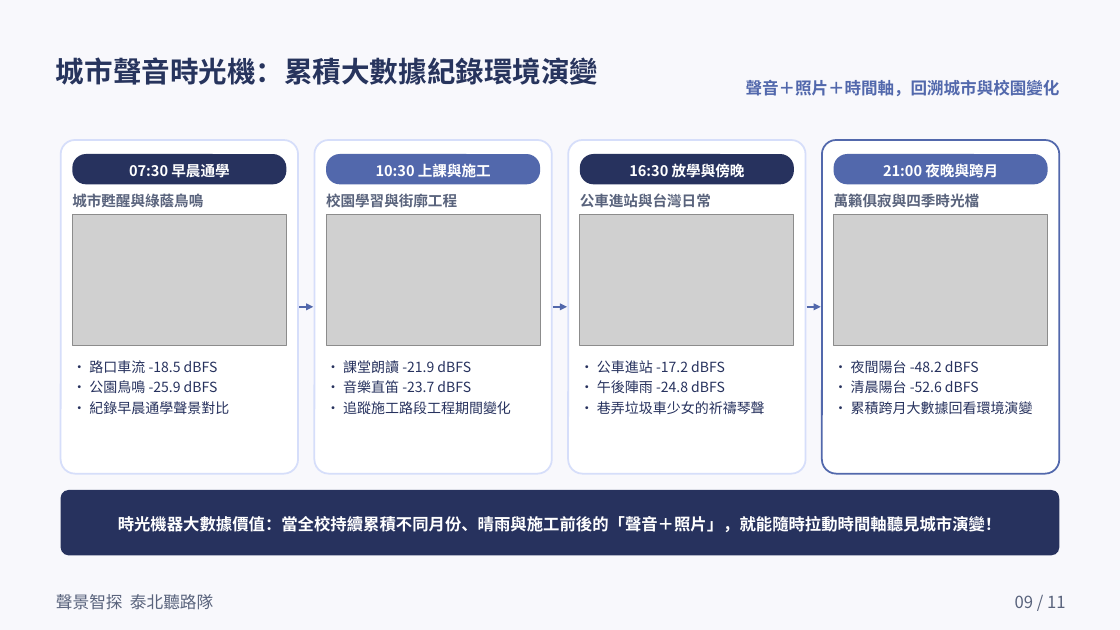
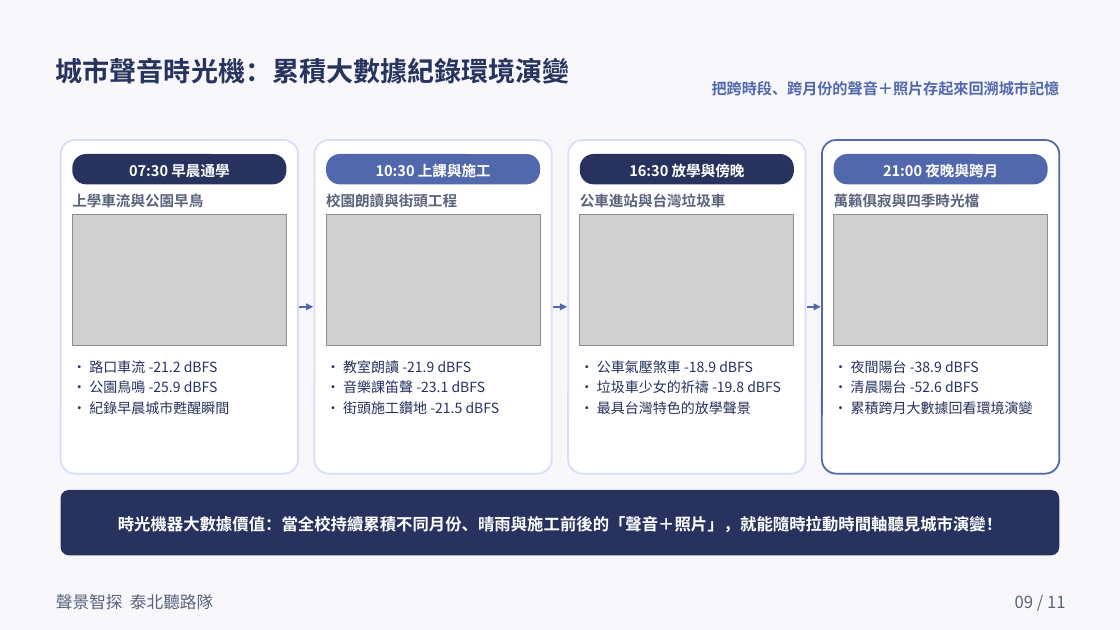
Before and after one commit to timdirty/taibei-student-explorers, a slide deck: slide 9 of slides/聲景智探_11頁學生簡報.pptx. Drawn at 1120x630 pixels with LibreOffice and Linux fonts; fonts in the diff are those of the drawing; grey boxes stand for pictures. Boxes give left, top, right and bottom in pixels: in the first picture for what was removed or moved away, otherwise in the second. Text is boxed around its words. In the diff, an @@ line names an element or a change of style, - is before the commit and + after.

```diff
--- a/slides/聲景智探_11頁學生簡報.pptx
+++ b/slides/聲景智探_11頁學生簡報.pptx
@@ text "城市聲音時光機：累積大數據紀錄環境演變" at box(56, 58, 569, 84): size 24.5 to 23.2 pt @@
@@ text at box(712, 81, 1060, 96): text changed; size 14.2 to 13 pt @@
-聲音＋照片＋時間軸，回溯城市與校園變化
+把跨時段、跨月份的聲音＋照片存起來回溯城市記憶
@@ text at box(72, 193, 203, 208): text changed @@
-城市甦醒與綠蔭鳥鳴
+上學車流與公園早鳥
@@ text at box(326, 194, 457, 207): text changed @@
-校園學習與街廓工程
+校園朗讀與街頭工程
@@ text at box(580, 193, 726, 207): text changed @@
-公車進站與台灣日常
+公車進站與台灣垃圾車
@@ text at box(89, 360, 218, 373): text changed @@
-• 路口車流 -18.5 dBFS
+• 路口車流 -21.2 dBFS
@@ text at box(343, 360, 500, 414): text changed @@
-• 課堂朗讀 -21.9 dBFS
-• 音樂直笛 -23.7 dBFS
-• 追蹤施工路段工程期間變化
+• 教室朗讀 -21.9 dBFS
+• 音樂課笛聲 -23.1 dBFS
+• 街頭施工鑽地 -21.5 dBFS
@@ text at box(597, 360, 781, 414): text changed @@
-• 公車進站 -17.2 dBFS
-• 午後陣雨 -24.8 dBFS
-• 巷弄垃圾車少女的祈禱琴聲
+• 公車氣壓煞車 -18.9 dBFS
+• 垃圾車少女的祈禱 -19.8 dBFS
+• 最具台灣特色的放學聲景
@@ text at box(851, 360, 979, 373): text changed @@
-• 夜間陽台 -48.2 dBFS
+• 夜間陽台 -38.9 dBFS
@@ text at box(89, 401, 229, 414): text changed @@
-• 紀錄早晨通學聲景對比
+• 紀錄早晨城市甦醒瞬間
```
Also in this commit, not shown: 9 other slides changed, 29 other files.
